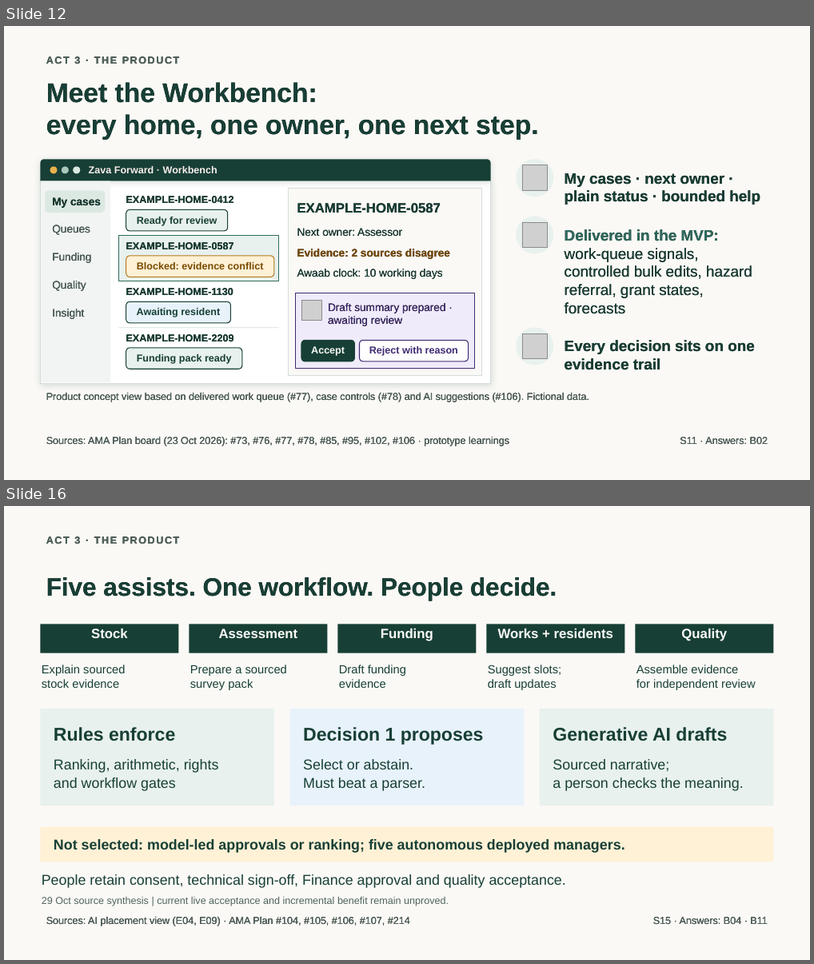
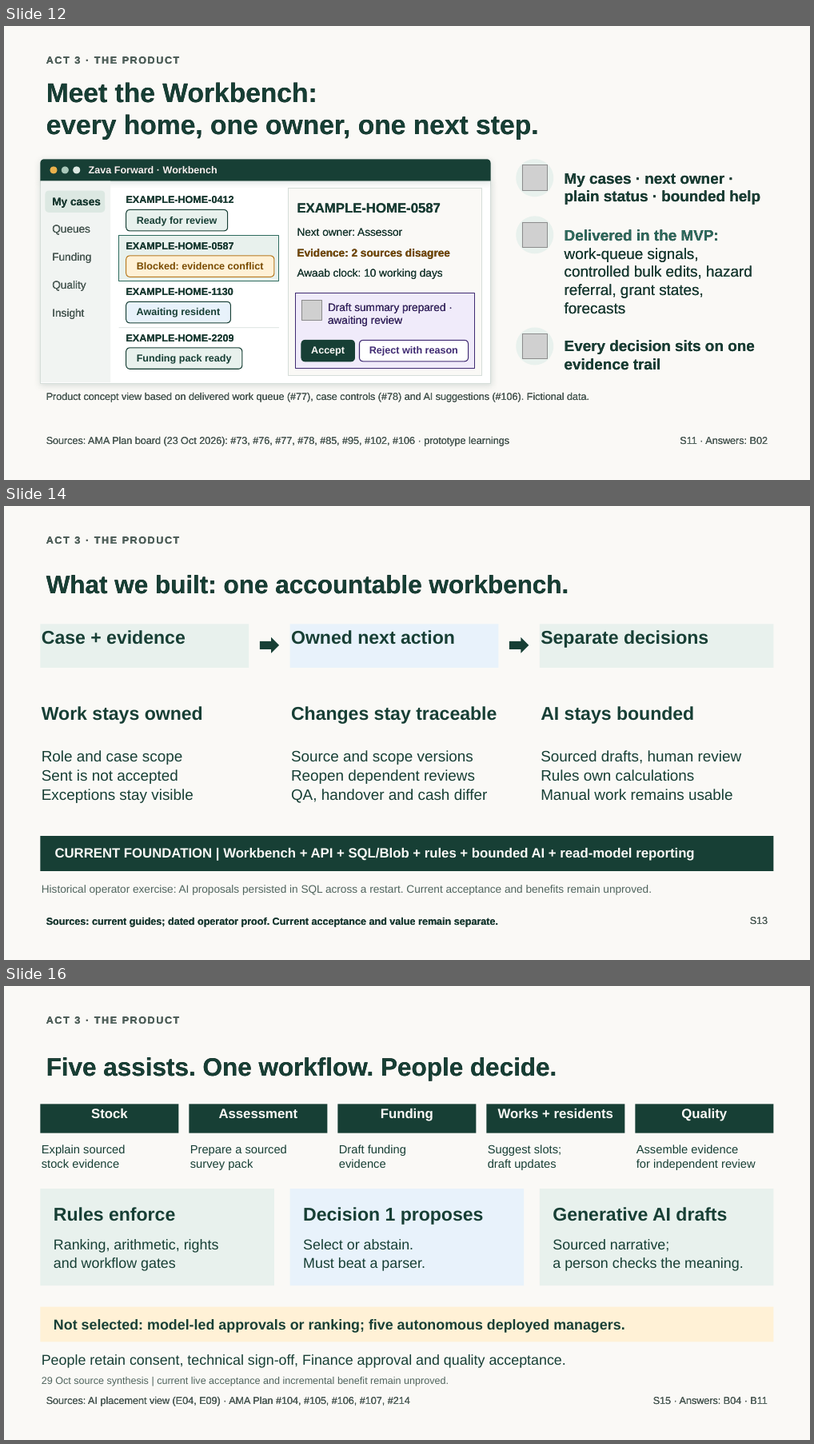
Before and after one commit to jmservera/ama, a slide deck: docs/capstone/deck/zava-forward-cowork-v2-draft.pptx. Shown one above the other, each under a label of ours: slides 12 and 16 before the commit, slides 12, 14 and 16 after it; the slides between them are not shown. The pictures are 814x964 and 814x1444 pixels, drawn with LibreOffice and Linux fonts; fonts in the diff are those of the drawing; grey boxes stand for pictures. Boxes give left, top, right and bottom in pixels: in the first picture for what was removed or moved away, otherwise in the second. Text is boxed around its words. In the diff, an @@ line names an element or a change of style, - is before the commit and + after.

```diff
--- a/docs/capstone/deck/zava-forward-cowork-v2-draft.pptx
+++ b/docs/capstone/deck/zava-forward-cowork-v2-draft.pptx
@@ slide 14 added at box(4, 506, 810, 960), background #FAF9F6 @@
@@ text added at box(46, 536, 180, 546), 12 pt, text #50655E, bold @@
+ACT 3 · THE PRODUCT
@@ text added at box(46, 575, 570, 594), 30 pt, text #173F35, bold @@
+What we built: one accountable workbench.
@@ rectangle added at box(40, 624, 249, 668), fill #E8F1ED, 22 pt, text #173F35, bold @@
+Case + evidence
@@ rectangle added at box(290, 624, 499, 668), fill #E8F2FB, 22 pt, text #173F35, bold @@
+Owned next action
@@ rectangle added at box(540, 624, 774, 668), fill #E8F1ED, 22 pt, text #173F35, bold @@
+Separate decisions
@@ right arrow added at box(260, 637, 279, 653), fill #173F35 @@
@@ right arrow added at box(510, 637, 529, 653), fill #173F35 @@
@@ text added at box(42, 706, 203, 724), 22 pt, text #173F35, bold @@
+Work stays owned
@@ text added at box(291, 706, 497, 724), 22 pt, text #173F35, bold @@
+Changes stay traceable
@@ text added at box(541, 706, 694, 724), 22 pt, text #173F35, bold @@
+AI stays bounded
@@ text added at box(42, 750, 193, 803), 18 pt, text #173F35 @@
+Role and case scope
+Sent is not accepted
+Exceptions stay visible
@@ text added at box(291, 750, 488, 803), 18 pt, text #173F35 @@
+Source and scope versions
+Reopen dependent reviews
+QA, handover and cash differ
@@ text added at box(541, 750, 742, 800), 18 pt, text #173F35 @@
+Sourced drafts, human review
+Rules own calculations
+Manual work remains usable
@@ rectangle added at box(40, 836, 774, 871), fill #173F35 @@
@@ text added at box(55, 848, 694, 860), 16 pt, text #FAF9F6, bold @@
+CURRENT FOUNDATION | Workbench + API + SQL/Blob + rules + bounded AI + read-model reporting
@@ text added at box(42, 884, 652, 895), 13 pt, text #50655E @@
+Historical operator exercise: AI proposals persisted in SQL across a restart. Current acceptance and benefits remain unproved.
@@ text added at box(46, 916, 498, 927), 12 pt, text #173F35, bold @@
+Sources: current guides; dated operator proof. Current acceptance and value remain separate.
@@ text added at box(750, 916, 768, 924), 12 pt, text #50655E @@
+S13
```
Also in this commit, not shown: 3 slides changed, 3 other slides added, 4 slides removed, 23 other files.
